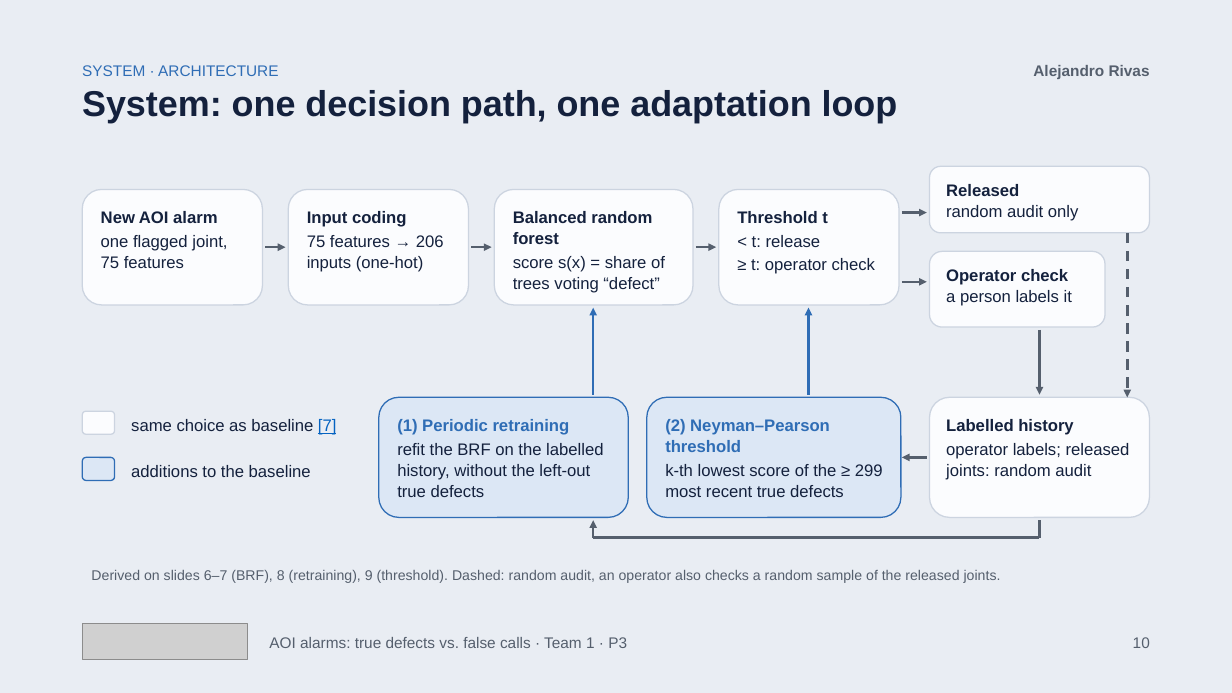
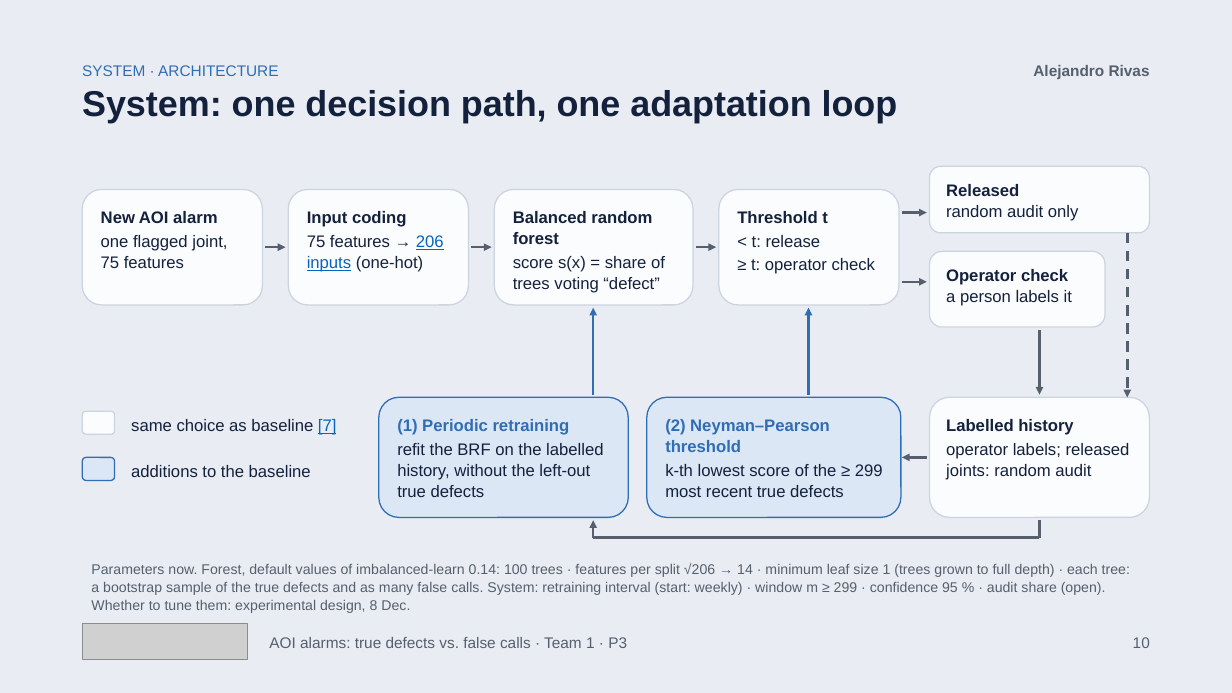
Before and after one commit to bodhi584/aoi-false-call-classification, a slide deck: slide 10 of docs/slides_p3.pptx. Drawn at 1232x693 pixels with LibreOffice and Linux fonts; fonts in the diff are those of the drawing; grey boxes stand for pictures. Boxes give left, top, right and bottom in pixels: in the first picture for what was removed or moved away, otherwise in the second. Text is boxed around its words. In the diff, an @@ line names an element or a change of style, - is before the commit and + after.

Commit message:
P3 slides: re-export PDF and PPTX (methodology, score formula, threshold example, parameters)

```diff
--- a/docs/slides_p3.pptx
+++ b/docs/slides_p3.pptx
@@ text at box(307, 235, 444, 272): text colour #14213D to #0563C1, underline on in "206 inputs" @@
@@ text added at box(91, 563, 1130, 613), 11 pt, text #555F6D @@
+Parameters now. Forest, default values of imbalanced-learn 0.14: 100 trees · features per split √206 → 14 · minimum leaf size 1 (trees grown to full depth) · each tree: a bootstrap sample of the true defects and as many false calls. System: retraining interval (start: weekly) · window m ≥ 299 · confidence 95 % · audit share (open). Whether to tune them: experimental design, 8 Dec.
@@ text removed at box(91, 570, 1001, 583) @@
-Derived on slides 6–7 (BRF), 8 (retraining), 9 (threshold). Dashed: random audit, an operator also checks a random sample of the released joints.
```
Also in this commit, not shown: 3 other slides changed, 1 other file.
